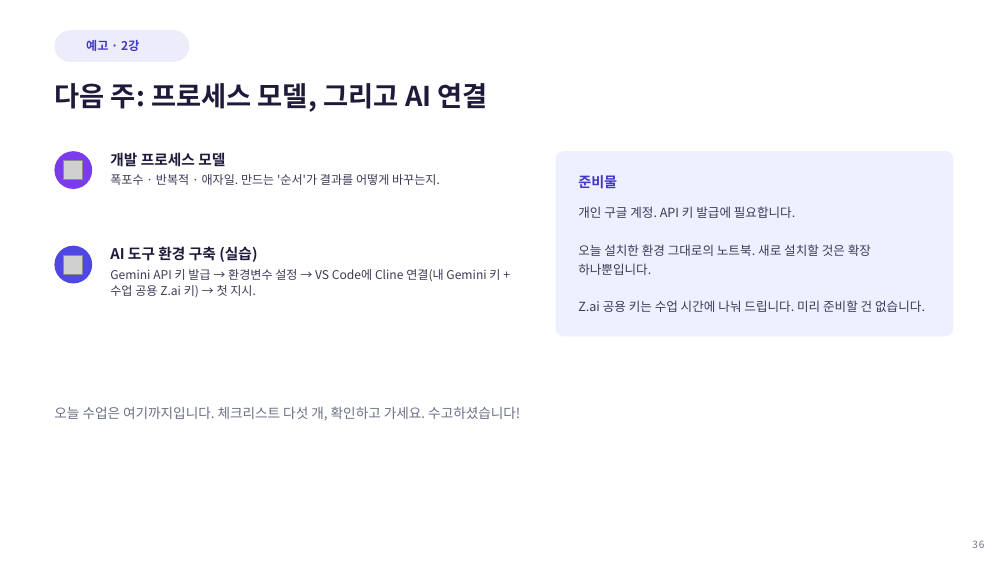
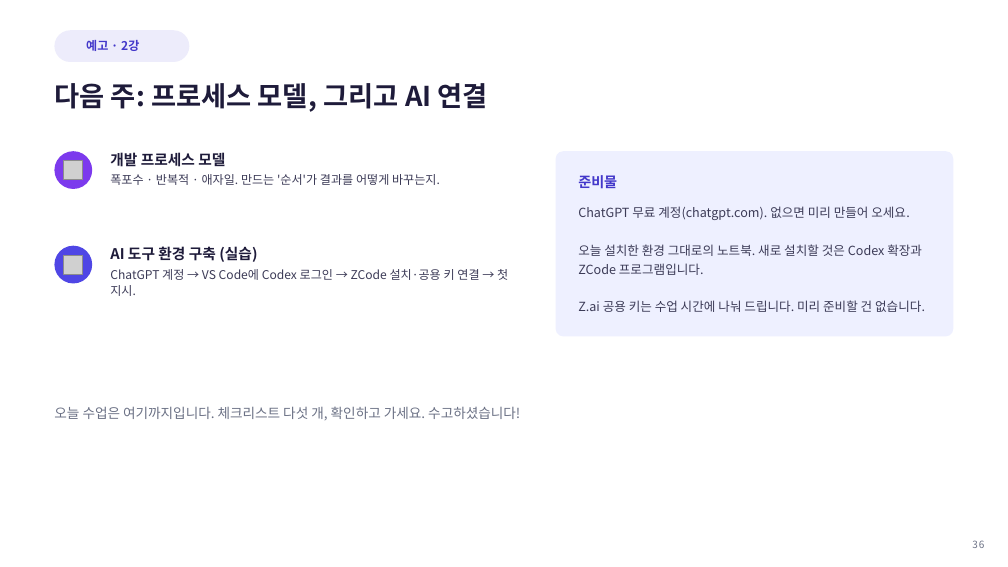
Before and after one commit to Sangdon-Park/Sangdon-Park.github.io, a slide deck: slide 36 of data/생성형 AI 소프트웨어공학/생성형AI소프트웨어공학_1강.pptx. Drawn at 1008x567 pixels with LibreOffice and Linux fonts; fonts in the diff are those of the drawing; grey boxes stand for pictures; background and template pictures are left out. Boxes give left, top, right and bottom in pixels: in the first picture for what was removed or moved away, otherwise in the second. Text is boxed around its words. In the diff, an @@ line names an element or a change of style, - is before the commit and + after.

```diff
--- a/data/생성형 AI 소프트웨어공학/생성형AI소프트웨어공학_1강.pptx
+++ b/data/생성형 AI 소프트웨어공학/생성형AI소프트웨어공학_1강.pptx
@@ text at box(578, 206, 922, 275): text changed @@
-개인 구글 계정. API 키 발급에 필요합니다.
-오늘 설치한 환경 그대로의 노트북. 새로 설치할 것은 확장 하나뿐입니다.
+ChatGPT 무료 계정(chatgpt.com). 없으면 미리 만들어 오세요.
+오늘 설치한 환경 그대로의 노트북. 새로 설치할 것은 Codex 확장과 ZCode 프로그램입니다.
@@ text at box(110, 269, 508, 296): text changed @@
-Gemini API 키 발급 → 환경변수 설정 → VS Code에 Cline 연결(내 Gemini 키 + 수업 공용 Z.ai 키) → 첫 지시.
+ChatGPT 계정 → VS Code에 Codex 로그인 → ZCode 설치·공용 키 연결 → 첫 지시.
```
Also in this commit, not shown: 3 other slides changed, 35 other files.
